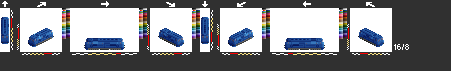
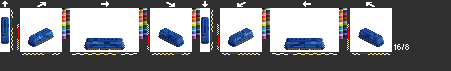
Layered file, before and after one edit (451x71). Changes by layer:
painted on "mz1" over [39, 37, 373, 47]
